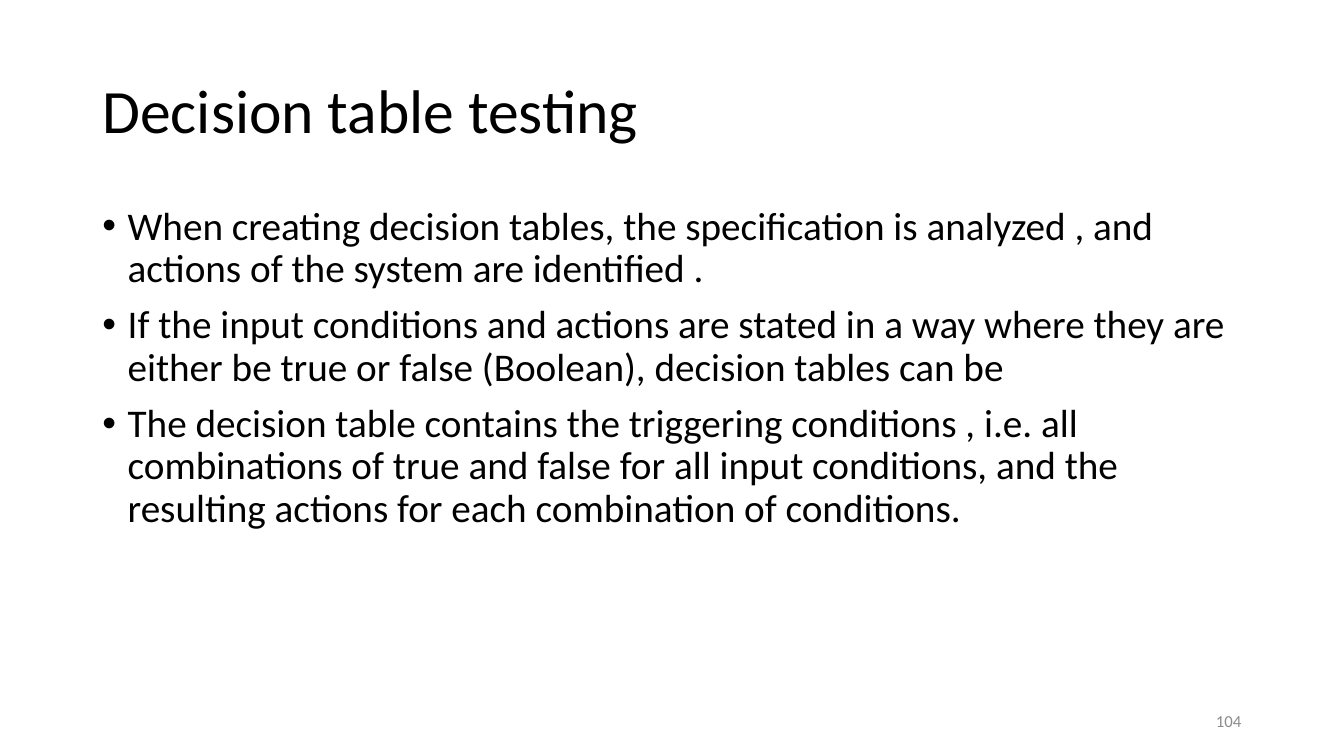
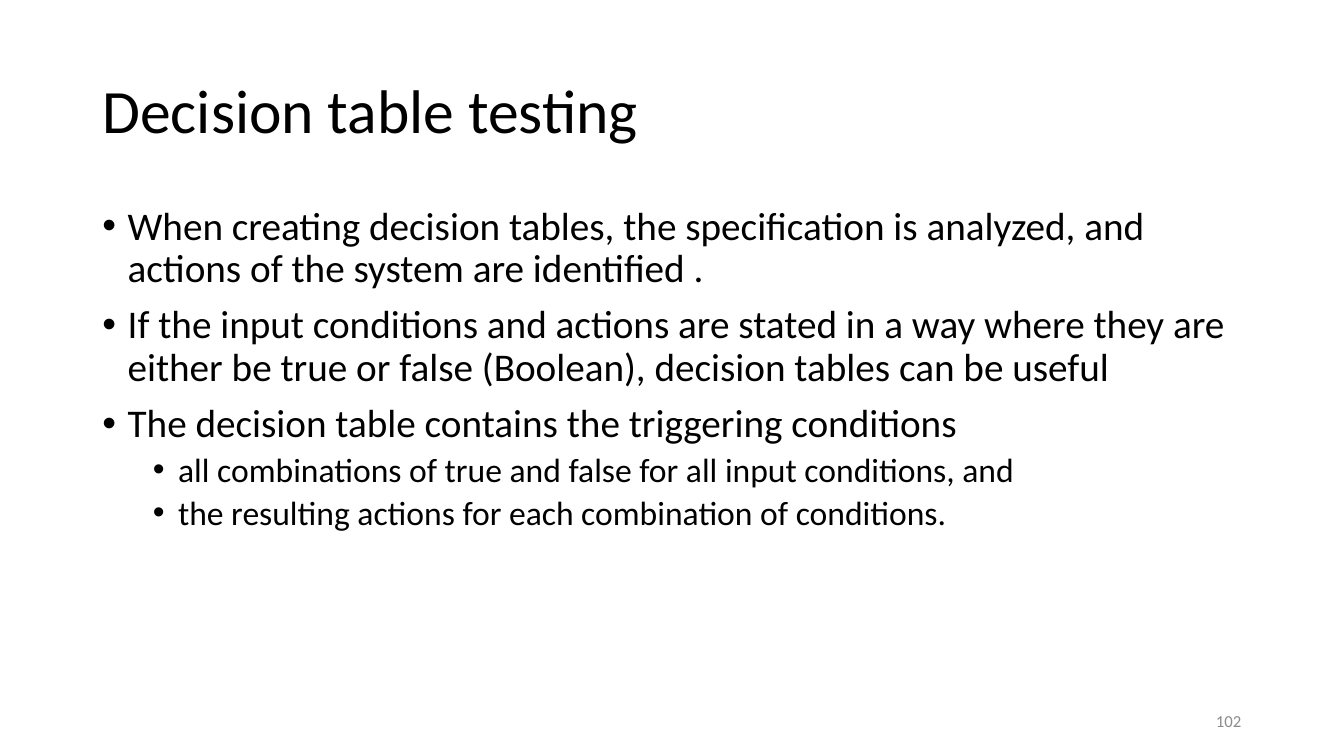
Before and after one commit to malenezi/malenezi, a slide deck: slide 102 of SE401/Lectures/6-Black Box Testing/Black Box Testing.pptx (slide 104 before the commit). Drawn at 1344x756 pixels with LibreOffice and Linux fonts; fonts in the diff are those of the drawing. Boxes give left, top, right and bottom in pixels: in the first picture for what was removed or moved away, otherwise in the second. Text is boxed around its words. In the diff, an @@ line names an element or a change of style, - is before the commit and + after.

Commit message:
update

```diff
--- a/SE401/Lectures/6-Black Box Testing/Black Box Testing.pptx
+++ b/SE401/Lectures/6-Black Box Testing/Black Box Testing.pptx
@@ text at (x1=128, y1=212, x2=1224, y2=531): text changed @@
-• When creating decision tables, the specification is analyzed , and actions of the system are identified .
-• If the input conditions and actions are stated in a way where they are either be true or false (Boolean), decision tables can be
-• The decision table contains the triggering conditions , i.e. all combinations of true and false for all input conditions, and the resulting actions for each combination of conditions.
+• When creating decision tables, the specification is analyzed, and actions of the system are identified .
+• If the input conditions and actions are stated in a way where they are either be true or false (Boolean), decision tables can be useful
+• The decision table contains the triggering conditions
+  • all combinations of true and false for all input conditions, and
+  • the resulting actions for each combination of conditions.
@@ page number at (x1=1216, y1=716, x2=1241, y2=727): text changed @@
-104
+102
```
Also in this commit, not shown: 4 other slides changed, 2 slides removed.
